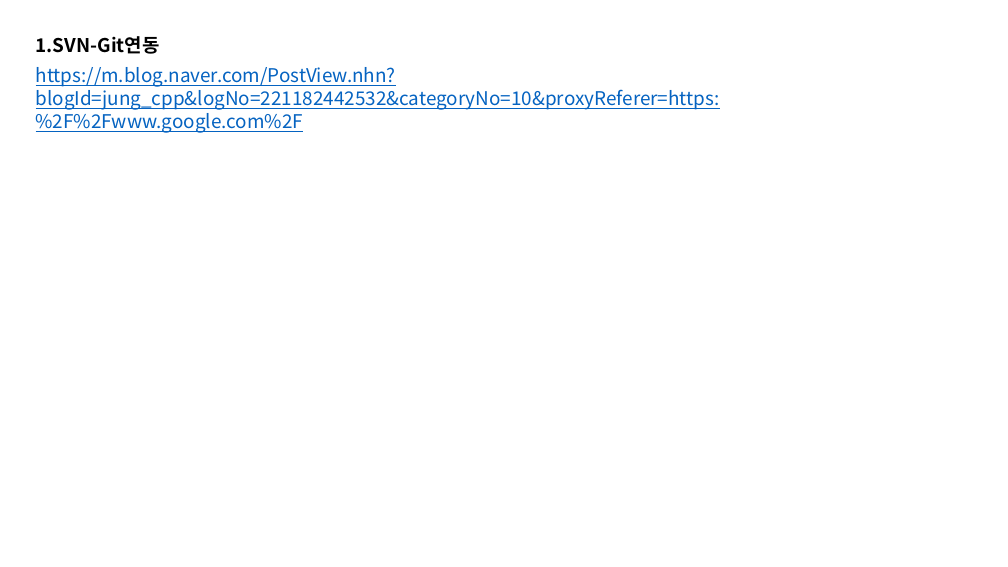
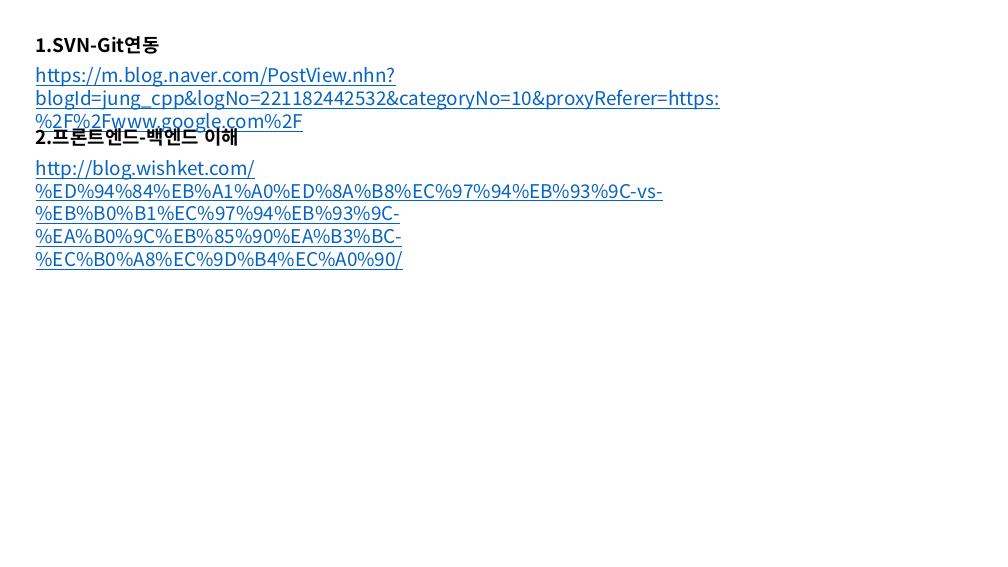
Before and after one commit to jaejae0015/SP_JIAE, a slide deck: slide 1 of studyPlanner.pptx. Drawn at 1008x567 pixels with LibreOffice and Linux fonts; fonts in the diff are those of the drawing. Boxes give left, top, right and bottom in pixels: in the first picture for what was removed or moved away, otherwise in the second. Text is boxed around its words. In the diff, an @@ line names an element or a change of style, - is before the commit and + after.

Commit message:
01.19.지애

```diff
--- a/studyPlanner.pptx
+++ b/studyPlanner.pptx
@@ text added at (36,125,239,146), 18 pt, text #000000, bold @@
+2.프론트엔드-백엔드 이해
@@ text added at (36,160,663,270), 18 pt, text #0563C1, underline @@
+http://blog.wishket.com/%ED%94%84%EB%A1%A0%ED%8A%B8%EC%97%94%EB%93%9C-vs-%EB%B0%B1%EC%97%94%EB%93%9C-%EA%B0%9C%EB%85%90%EA%B3%BC-%EC%B0%A8%EC%9D%B4%EC%A0%90/
```
